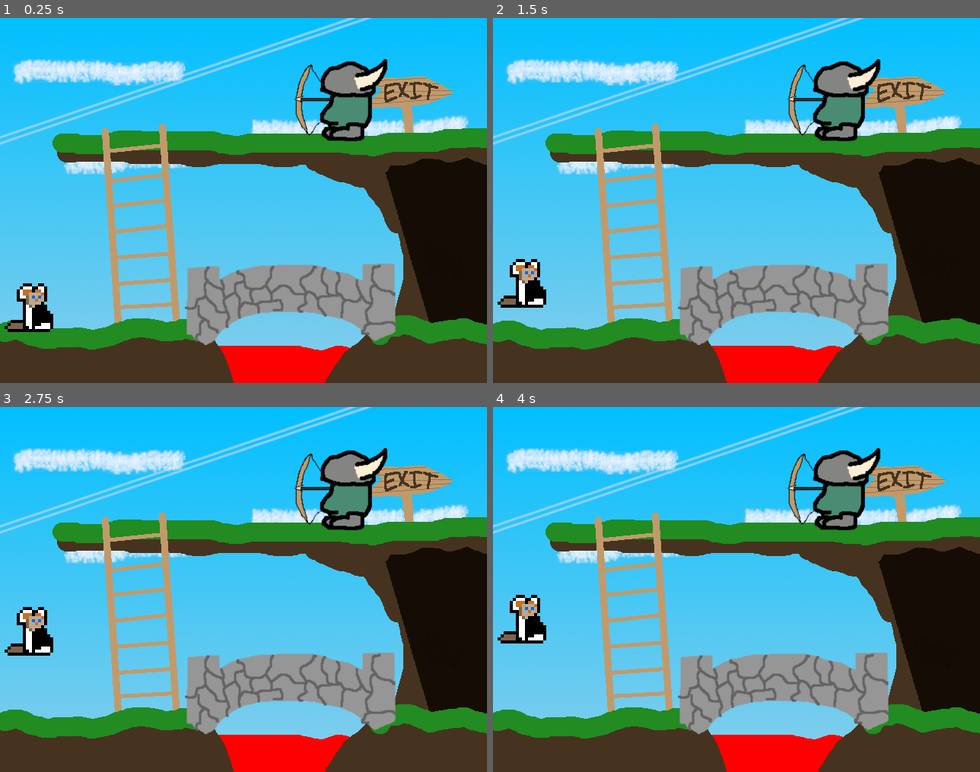
Above: before the commit, frames 1-4 (two rows, left to right).
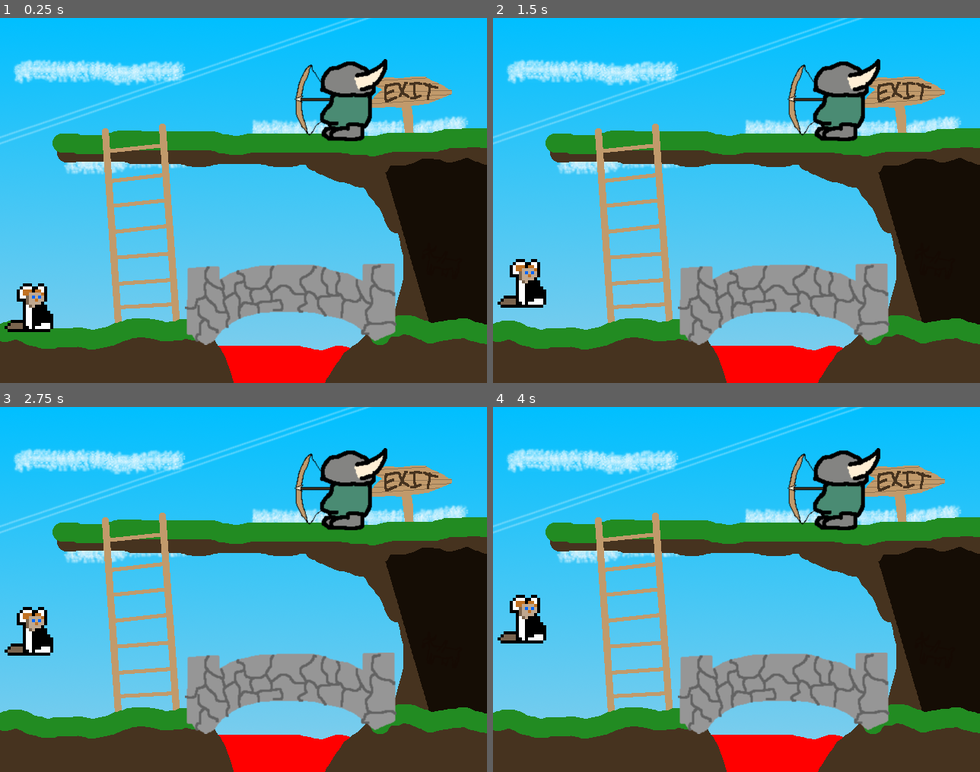
Above: after the commit, the same moments.

Repository: swashdev/minigame-madness
Game: Godot game, scene res://mini/lose/scenes/lose_minigame.tscn
The game is run twice, just before and just after one commit, with the same random seed, the same clock (stepped at 60 frames per second) and the same inputs. This scene is started directly instead of the project's main scene.
Inputs:
- Up to frame 1 (0.25 s): no input
- Up to frame 2 (1.5 s): tap Enter at 0.5 s; hold Space (action) 0.53-1.28 s; hold Right (move_right) from 0.53 s (still down); tap Up (move_up) at 0.77 s; tap Space (action) at 1.35 s
- Up to frame 3 (2.75 s): tap Up (move_up) at 1.52 s; tap Space (action) at 2 s; release Right (move_right) at 2.03 s; hold Left (move_left) from 2.03 s (still down); hold Space (action) from 2.03 s (still down)
- Up to frame 4 (4 s): release Left (move_left) at 2.78 s; release Space (action) at 2.78 s; hold Right (move_right) from 2.78 s (still down); tap Space (action) at 2.85 s; tap Up (move_up) at 3.02, 3.77 s; tap Enter at 3.5 s; hold Space (action) from 3.53 s (still down)

The runs differ from the first frame. In frame 1, 4.8% of the frame differs, in the area x 0-97%, y 0-43%; in frame 2, 4.8%; in frame 3, 4.8%; in frame 4, 4.8%.

Commit message:
[LOSE] use the standard sky for the background.

Diff:
--- a/mini/lose/scenes/lose_minigame.tscn
+++ b/mini/lose/scenes/lose_minigame.tscn
@@ -11,6 +11,7 @@
 [ext_resource path="res://mini/lose/images/characters/ahole_with_a_bow_and_arrow.png" type="Texture" id=9]
 [ext_resource path="res://mini/lose/scripts/characters/archer.gd" type="Script" id=10]
 [ext_resource path="res://mini/lose/scenes/projectiles/arrow.tscn" type="PackedScene" id=11]
+[ext_resource path="res://shared/scenes/scenery/sky.tscn" type="PackedScene" id=12]
 
 [sub_resource type="RectangleShape2D" id=1]
 extents = Vector2( 142.27, 10 )
@@ -37,6 +38,8 @@
 [node name="LoseMinigame" type="Node2D"]
 script = ExtResource( 1 )
 _instruction = "Lose!"
+
+[node name="Sky" parent="." instance=ExtResource( 12 )]
 
 [node name="Background" type="TextureRect" parent="."]
 margin_right = 40.0
Binary file changed: mini/lose/images/background/bg.png
Not shown: 1 places in mini/lose/scenes/lose_minigame.tscn that only renumber resources
Not shown, changed: mini/lose/images/background/.bg.xcf
